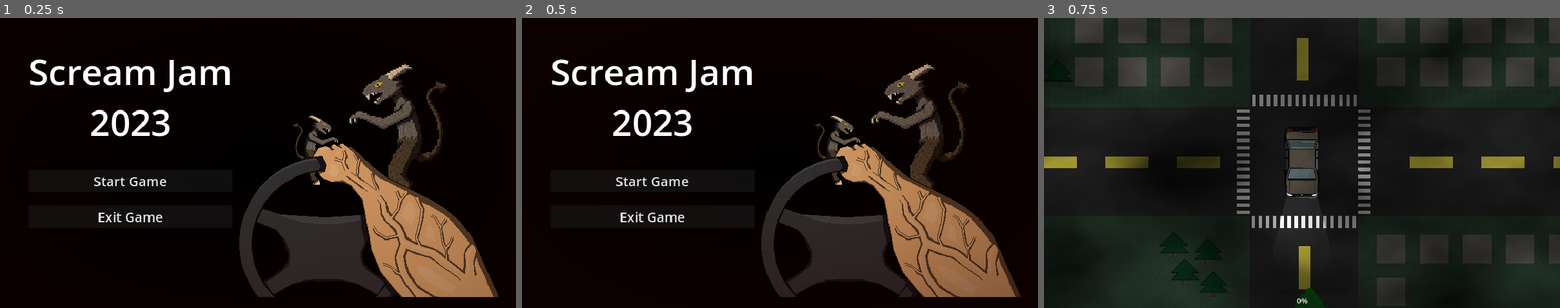
Above: before the commit, frames 1-3 (left to right).
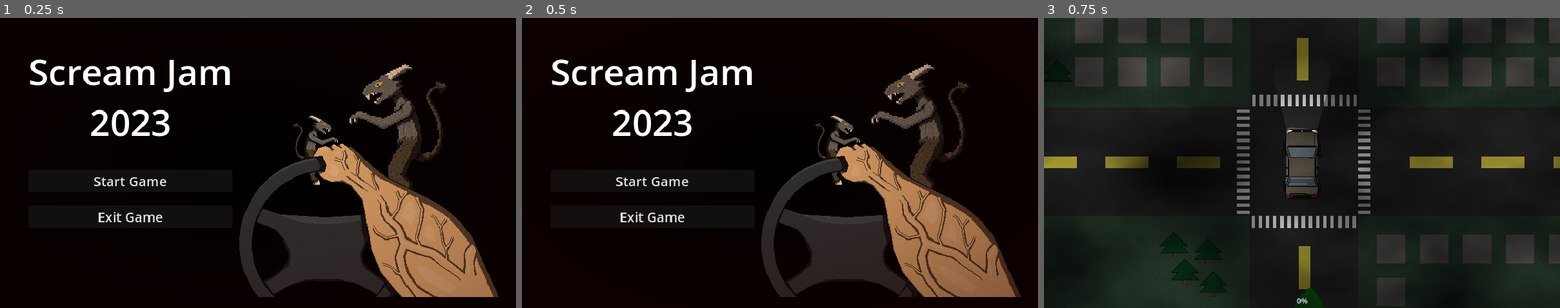
Above: after the commit, the same moments.

Repository: LeBulldoge/torqueterror
Game: Godot game, scene res://ui/main_menu.tscn
Two runs of this game, one before a commit and one after it. Both use one fixed random seed, a clock stepped at 60 frames per second and the inputs below. The engine's default icon, where the game draws it, is replaced by a stand-in: a white triangle on a blue panel in a dark square.
Inputs:
- Up to frame 1 (0.25 s): no input
- Up to frame 2 (0.5 s): no input
- Up to frame 3 (0.75 s): click "Start Game" at 0.5 s

Frames 1-2 are identical in both runs. In frame 3, 1.4% of the frame differs, in the area x 45-55%, y 18-82%.

Commit message:
Added player car tires

Diff:
--- a/main.tscn
+++ b/main.tscn
@@ -75,5 +75,6 @@
 
 [node name="Player" parent="Map" instance=ExtResource("5_gcot7")]
 position = Vector2(339, -283)
+rotation = -3.14159
 
 [connection signal="timeout" from="SpawnTimer" to="." method="_on_spawn_timer_timeout"]
--- a/vehicle/player.gd
+++ b/vehicle/player.gd
@@ -11,6 +11,8 @@
 
     self.drive_dir = new_drive_dir
 
+    set_front_wheel_angle(self.steer_dir)
+
 
 func _physics_process(delta):
     self.move_vehicle(delta)
@@ -19,3 +21,8 @@
 func switch_brake_lights(value: bool):
     $BrakeLightLeft.enabled = value
     $BrakeLightRight.enabled = value
+
+
+func set_front_wheel_angle(direction: float):
+    $WheelFL.rotation_degrees = 25 * direction
+    $WheelFR.rotation_degrees = 25 * direction
--- a/vehicle/player.tscn
+++ b/vehicle/player.tscn
@@ -1,10 +1,11 @@
-[gd_scene load_steps=9 format=3 uid="uid://coe45xtjvuehr"]
+[gd_scene load_steps=10 format=3 uid="uid://coe45xtjvuehr"]
 
 [ext_resource type="Script" path="res://vehicle/player.gd" id="1_28sia"]
 [ext_resource type="PackedScene" uid="uid://bqs5ceshq8c43" path="res://scenes/components/health_component.tscn" id="3_66xtb"]
 [ext_resource type="Texture2D" uid="uid://cmcux0fvh1ltj" path="res://sprites/car.png" id="4_0axso"]
 [ext_resource type="PackedScene" uid="uid://cpq8qcn88e664" path="res://scenes/components/hitbox_component.tscn" id="4_7fyjs"]
 [ext_resource type="Texture2D" uid="uid://yrh3bu2lkt68" path="res://sprites/car-headlights.png" id="5_3dm5a"]
+[ext_resource type="Texture2D" uid="uid://cpcq2l01o33i5" path="res://sprites/tire.png" id="6_tm6h7"]
 
 [sub_resource type="PhysicsMaterial" id="PhysicsMaterial_gfhdm"]
 
@@ -28,6 +29,22 @@
 tire_grip = 2.0
 drag = 1.2
 
+[node name="WheelFR" type="Sprite2D" parent="."]
+position = Vector2(-34, 36)
+texture = ExtResource("6_tm6h7")
+
+[node name="WheelFL" type="Sprite2D" parent="."]
+position = Vector2(34, 36)
+texture = ExtResource("6_tm6h7")
+
+[node name="WheelBL" type="Sprite2D" parent="."]
+position = Vector2(34, -52)
+texture = ExtResource("6_tm6h7")
+
+[node name="WheelBR" type="Sprite2D" parent="."]
+position = Vector2(-34, -52)
+texture = ExtResource("6_tm6h7")
+
 [node name="Sprite2D" type="Sprite2D" parent="."]
 rotation = -3.14159
 scale = Vector2(0.8, 0.8)
@@ -43,6 +60,7 @@
 health_component = NodePath("../HealthComponent")
 
 [node name="CollisionShape2D" type="CollisionShape2D" parent="HitBoxComponent"]
+visible = false
 position = Vector2(0, -0.5)
 shape = SubResource("RectangleShape2D_yyb6l")
 debug_color = Color(0, 0.6, 0.701961, 0.419608)
@@ -50,6 +68,7 @@
 [node name="Camera2D" type="Camera2D" parent="."]
 
 [node name="CollisionShape2D" type="CollisionShape2D" parent="."]
+visible = false
 shape = SubResource("CapsuleShape2D_2u8dm")
 debug_color = Color(0, 0.6, 0.701961, 0.419608)
 
--- a/vehicle/vehicle.gd
+++ b/vehicle/vehicle.gd
@@ -28,9 +28,9 @@
     var lateral_velocity = right.dot(linear_velocity) * right
     apply_central_force(-lateral_velocity * tire_grip)
 
+    # Turn
     if steer_dir != 0:
+        var torque_force = steer_dir * torque * sqrt(linear_velocity.length())
         if linear_velocity.dot(forward) < 0:
-            steer_dir = -steer_dir
-
-        # Turn
-        apply_torque(steer_dir * torque * sqrt(linear_velocity.length()))
+            torque_force = -torque_force
+        apply_torque(torque_force)
Binary file added: sprites/tire.png
Not shown, added: sprites/tire.png.import
